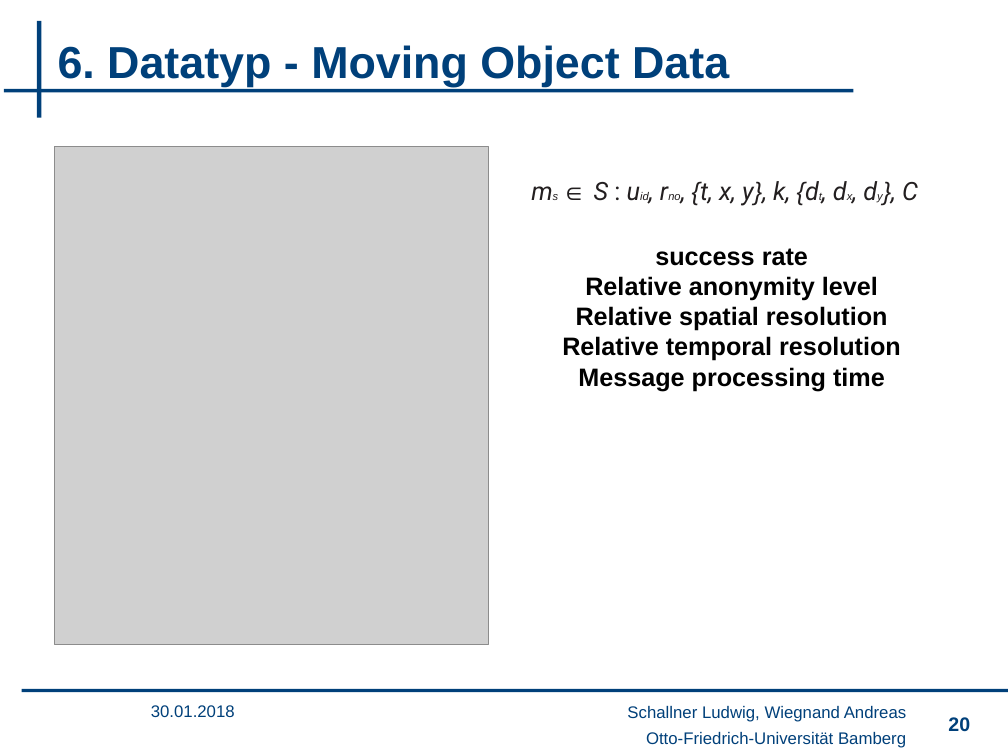
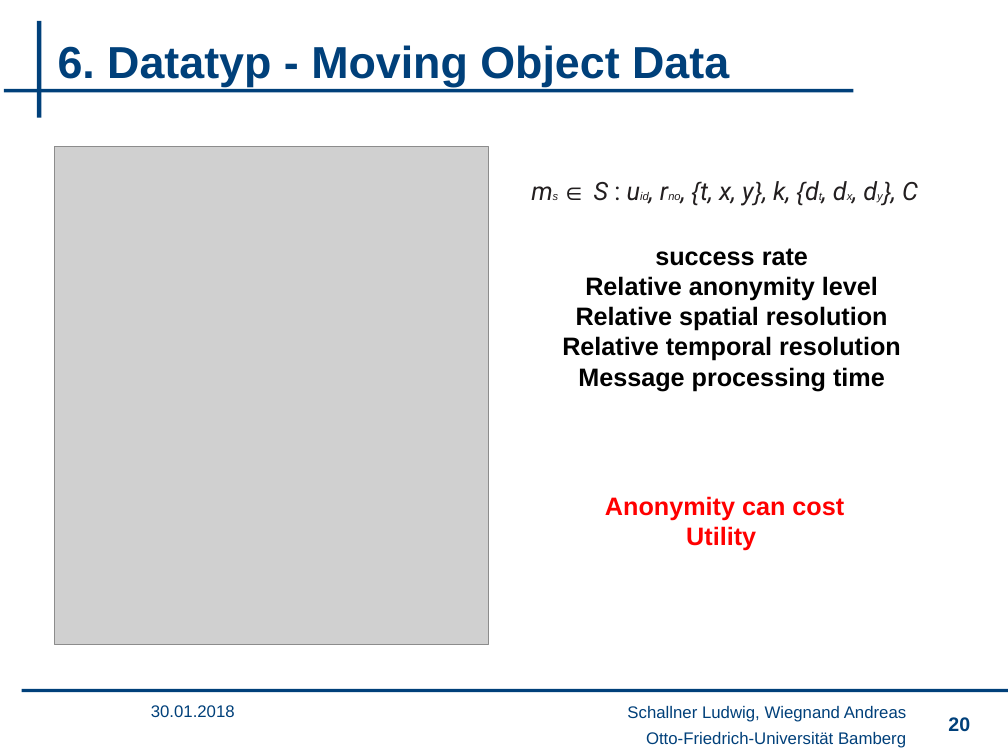
Before and after one commit to wsgan001/PSI-MSem, a slide deck: slide 20 of presentation/sicherheits_final_anV3.pptx. Drawn at 1008x756 pixels with LibreOffice and Linux fonts; fonts in the diff are those of the drawing; grey boxes stand for pictures; background and template pictures are left out. Boxes give left, top, right and bottom in pixels: in the first picture for what was removed or moved away, otherwise in the second. Text is boxed around its words. In the diff, an @@ line names an element or a change of style, - is before the commit and + after.

```diff
--- a/presentation/sicherheits_final_anV3.pptx
+++ b/presentation/sicherheits_final_anV3.pptx
@@ text added at <box>605,496,844,551</box>, 18 pt, text #FF0000, bold @@
+Anonymity can cost Utility
```
Also in this commit, not shown: 4 other slides changed.
